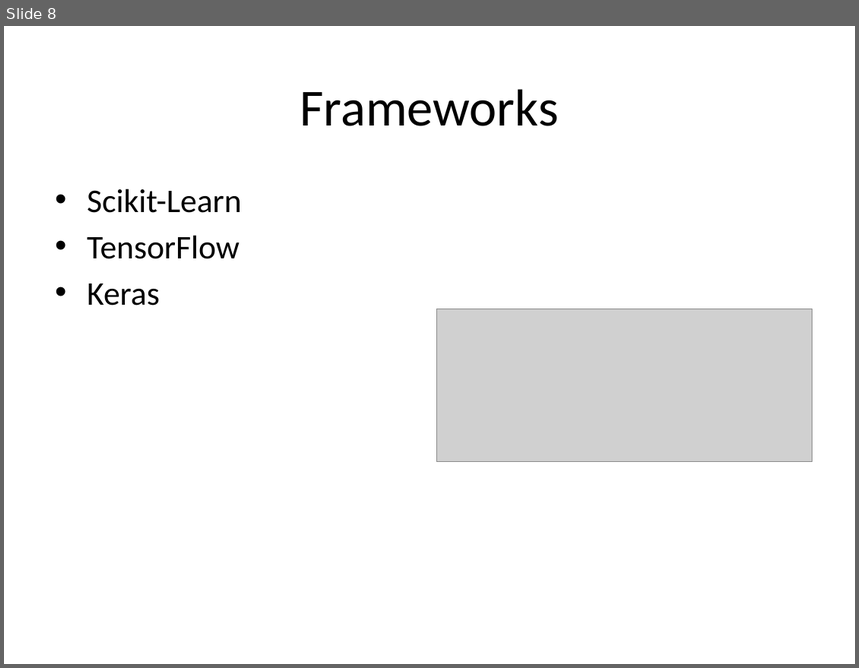
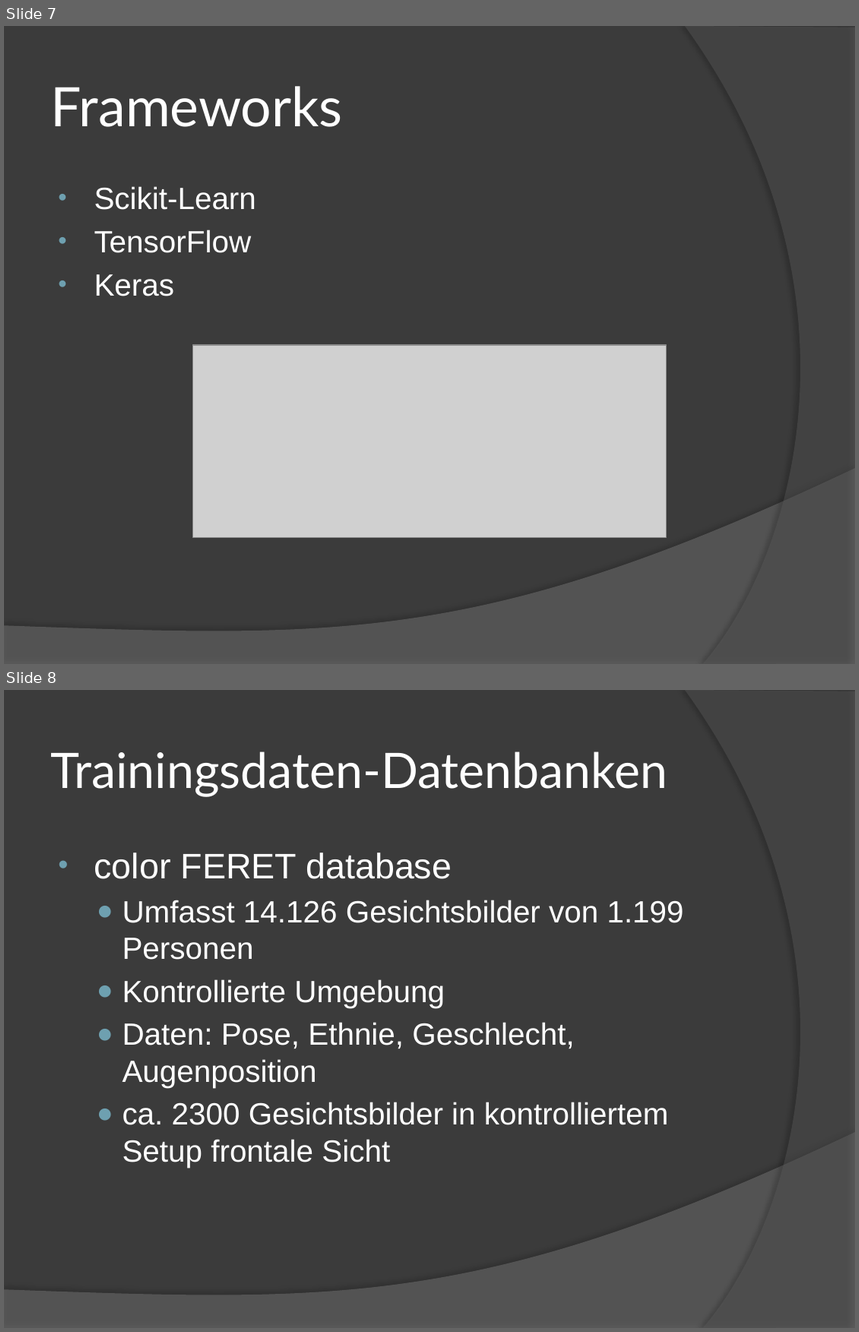
Before and after one commit to schroedingerskatze42/project, a slide deck: documentation/presentation/Image Deobfuscation.pptx. Shown one above the other, each under a label of ours: slide 8 before the commit, slides 7 and 8 after it. The pictures are 859x668 and 859x1332 pixels, drawn with LibreOffice and Linux fonts; fonts in the diff are those of the drawing; grey boxes stand for pictures. Boxes give left, top, right and bottom in pixels: in the first picture for what was removed or moved away, otherwise in the second. Text is boxed around its words. In the diff, an @@ line names an element or a change of style, - is before the commit and + after.

```diff
--- a/documentation/presentation/Image Deobfuscation.pptx
+++ b/documentation/presentation/Image Deobfuscation.pptx
@@ slide 8 added at bbox=[4, 690, 855, 1328], background #3B3B3B; not listed: 2 template elements that a slide beside it also shows @@
@@ title added at bbox=[51, 752, 668, 797], 41.4 pt, text #FFFFFF @@
+Trainingsdaten-Datenbanken
@@ text added at bbox=[94, 853, 684, 1168], 26 pt, text #FFFFFF @@
+• color FERET database
+  ● Umfasst 14.126 Gesichtsbilder von 1.199 Personen
+  ● Kontrollierte Umgebung
+  ● Daten: Pose, Ethnie, Geschlecht, Augenposition
+  ● ca. 2300 Gesichtsbilder in kontrolliertem Setup frontale Sicht
@@ what was slide 8 is now slide 7 @@
@@ slide 7 changed as well @@
@@ background #FFFFFF to #3B3B3B @@
@@ freeform shape added at bbox=[685, 26, 855, 664], fill #5E5E5E at 40% opacity @@
@@ title "Frameworks" at bbox=[51, 86, 343, 127]: size 44 to 46 pt, font Calibri to Lato, text colour #000000 to #FFFFFF; alignment centre to left @@
@@ text "Scikit-Learn" at bbox=[94, 186, 256, 297]: size 28 to 26 pt, font Calibri to Arial, text colour #000000 to #FFFFFF; indent changed @@
@@ picture: place and size @@
-picture at bbox=[436, 309, 813, 463]
+picture at bbox=[193, 345, 666, 537]
@@ freeform shape added at bbox=[4, 468, 855, 664], fill #7F7F7F at 45% opacity @@
```
Also in this commit, not shown: 5 other slides changed, 9 other slides added, 7 slides removed, 14 other files.
